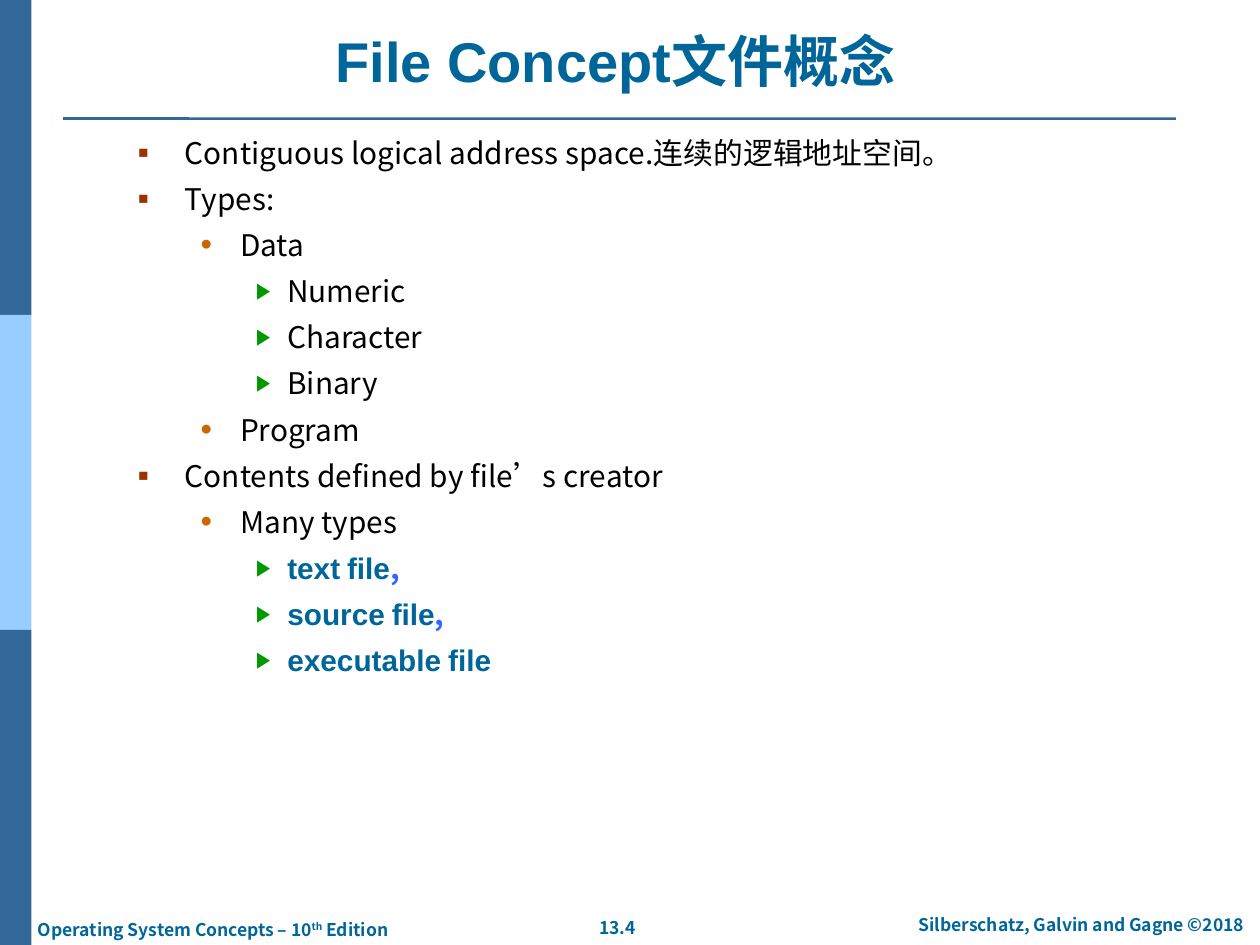
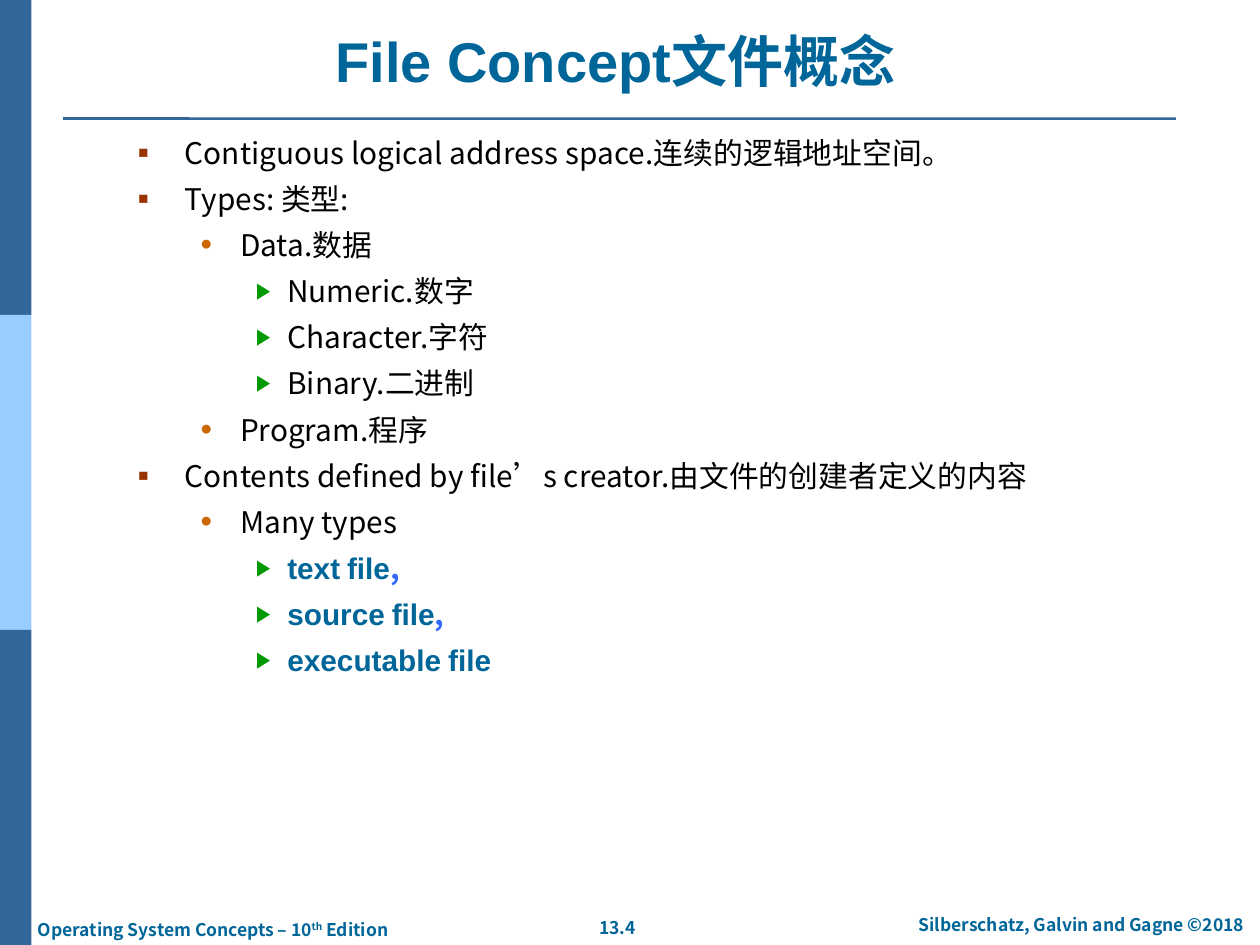
Before and after one commit to SpiritWolf2015/learn-operatingsystem, a slide deck: slide 4 of 操作系统概念/第10版/PPT/ch13-FileSystemInterface.pptx. Drawn at 1260x945 pixels with LibreOffice and Linux fonts; fonts in the diff are those of the drawing; background and template pictures are left out. Boxes give left, top, right and bottom in pixels: in the first picture for what was removed or moved away, otherwise in the second. Text is boxed around its words. In the diff, an @@ line names an element or a change of style, - is before the commit and + after.

Commit message:
[GZC]第13章PPT，文件系统接口

```diff
--- a/操作系统概念/第10版/PPT/ch13-FileSystemInterface.pptx
+++ b/操作系统概念/第10版/PPT/ch13-FileSystemInterface.pptx
@@ text at box(185, 185, 1027, 494): text changed @@
-▪ Types:
-  • Data
-    ▶ Numeric
-    ▶ Character
-    ▶ Binary
-  • Program
-▪ Contents defined by file’s creator
+▪ Types: 类型:
+  • Data.数据
+    ▶ Numeric.数字
+    ▶ Character.字符
+    ▶ Binary.二进制
+  • Program.程序
+▪ Contents defined by file’s creator.由文件的创建者定义的内容
```
Also in this commit, not shown: 27 other slides changed.
